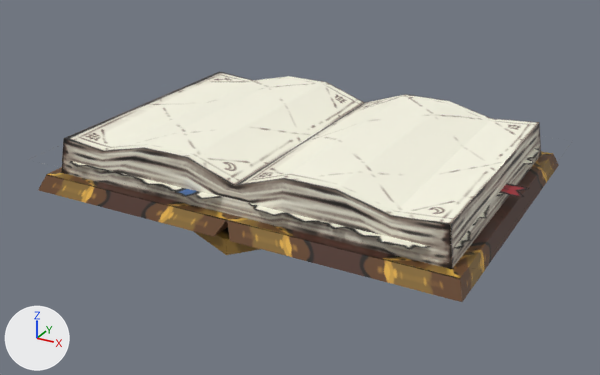
The FBX model Assets/3DModels/Grimoire/GrimoireAssets/Grimoire.fbx as it was, and as the next commit left it.
One viewpoint serves both versions: a camera (50 mm lens) standing at (1.041, -1.937, 0.901) and looking at (-0.004, -0.038, -0.048). Arrows for +X, +Y and +Z are at lower left; the lights stay in place. The older version comes first. Where no turn or scale is listed for an object, it has been applied to the vertices.

Names of what the first picture shows: 'CoverL', 'CoverR', 'LoosePageL', 'LoosePageR', 'PagesL', 'PagesR', 'Spine'.
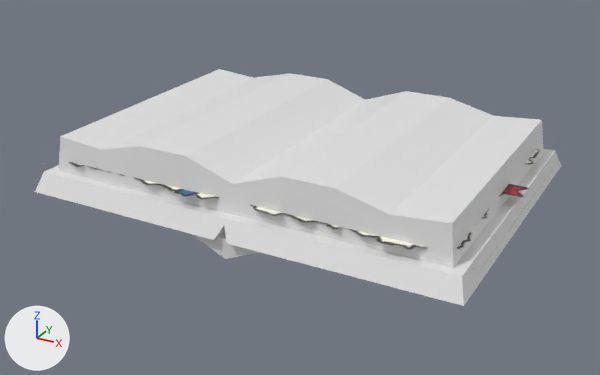
Boxes [x1, y1, x2, y2] around the edits, measured in the pictures (600 x 375 px):
'PagesR', reshaped: before [233, 94, 541, 269]; after [232, 91, 544, 268]
'PagesL', reshaped: before [61, 72, 364, 215]; after [59, 69, 365, 214]
'CoverR', reshaped: before [227, 151, 559, 302]; after [223, 149, 561, 306]
'CoverL', reshaped (7% taller): before [38, 167, 233, 237]; after [35, 165, 231, 240]
'Spine', reshaped: before [193, 214, 275, 255]; after [192, 232, 258, 259]
part 1 of me_cube_010, added: after [35, 165, 231, 240]
part 2 of me_cube_003, added: after [223, 149, 561, 306]
part 3 of me_cube, added: after [192, 232, 258, 259]
part 4 of me_cube_012, added: after [59, 69, 365, 214]
part 5 of me_cube_001, added: after [232, 91, 544, 268]

Patch to the scene script:
```diff
--- a/Assets/3DModels/Grimoire/GrimoireAssets/Grimoire.fbx.py
+++ b/Assets/3DModels/Grimoire/GrimoireAssets/Grimoire.fbx.py
@@ me_cube_003 @@
 # verts and faces of me_cube_003; kept vertices keep their numbers, new ones are numbered from 8
-me_cube_003.from_pydata(...)  # 8 vertices, 6 faces; spans x 0.0..0.609, y -0.44..0.44, z -0.058..-0.015
+me_cube_003.from_pydata(...)  # 16 vertices, 12 faces; spans x -0.008..0.616, y -0.448..0.448, z -0.062..-0.007
+# me_cube_003 part 2
+verts[8] = (0.019, -0.448, -0.062)  # pixel (226, 243)
+verts[9] = (0.019, 0.448, -0.062)
+verts[10] = (-0.008, -0.421, -0.01)  # pixel (223, 217)
+verts[11] = (0.616, -0.447, -0.061)  # pixel (463, 306)
+verts[12] = (0.598, -0.421, -0.007)  # pixel (462, 276)
+verts[13] = (0.616, 0.447, -0.061)  # pixel (561, 165)
+verts[14] = (0.598, 0.421, -0.007)  # pixel (555, 150)
+verts[15] = (-0.008, 0.421, -0.01)
+faces += [(8, 11, 13, 9), (8, 9, 15, 10), (10, 15, 14, 12), (9, 13, 14, 15), (11, 12, 14, 13), (8, 10, 12, 11)]  # mat_material_001 (white #e7e7e7)
 me_cube_003.materials.append(mat_material)
+me_cube_003.materials.append(mat_material_001)  # white #e7e7e7
@@ me_cube_001 @@
-me_cube_001.from_pydata(...)  # 20 vertices, 18 faces; spans x 0.0..0.566, y -0.39..0.39, z -0.023..0.108
+me_cube_001.from_pydata(...)  # 40 vertices, 36 faces; spans x -0.007..0.572, y -0.397..0.397, z -0.03..0.115
+# me_cube_001 part 5: a new loose piece of 20 vertices spanning x -0.007..0.572, y -0.397..0.397, z -0.03..0.115, in mat_material_001 (white #e7e7e7)
 me_cube_001.materials.append(mat_material)
+me_cube_001.materials.append(mat_material_001)  # white #e7e7e7
@@ me_cube_012 @@
-me_cube_012.from_pydata(...)  # 20 vertices, 18 faces; spans x -0.566..0.0, y -0.39..0.39, z -0.023..0.108
+me_cube_012.from_pydata(...)  # 40 vertices, 36 faces; spans x -0.572..0.007, y -0.397..0.397, z -0.03..0.115
+# me_cube_012 part 4: a new loose piece of 20 vertices spanning x -0.572..0.007, y -0.397..0.397, z -0.03..0.115, in mat_material_001 (white #e7e7e7)
 me_cube_012.materials.append(mat_material)
+me_cube_012.materials.append(mat_material_001)  # white #e7e7e7
@@ me_cube_010 @@
 # verts and faces of me_cube_010; kept vertices keep their numbers, new ones are numbered from 8
-me_cube_010.from_pydata(...)  # 8 vertices, 6 faces; spans x -0.609..0.0, y -0.44..0.44, z -0.058..-0.015
+me_cube_010.from_pydata(...)  # 16 vertices, 12 faces; spans x -0.616..0.008, y -0.448..0.448, z -0.062..-0.007
+# me_cube_010 part 1
+verts[8] = (-0.019, -0.448, -0.062)  # pixel (213, 240)
+verts[9] = (-0.019, 0.448, -0.062)
+verts[10] = (0.008, -0.421, -0.01)  # pixel (228, 218)
+verts[11] = (-0.616, -0.447, -0.061)  # pixel (34, 191)
+verts[12] = (-0.598, -0.421, -0.007)  # pixel (43, 171)
+verts[13] = (-0.616, 0.447, -0.061)
+verts[14] = (-0.598, 0.421, -0.007)
+verts[15] = (0.008, 0.421, -0.01)
+faces += [(8, 9, 13, 11), (8, 10, 15, 9), (10, 12, 14, 15), (9, 15, 14, 13), (11, 13, 14, 12), (8, 11, 12, 10)]  # mat_material_001 (white #e7e7e7)
 me_cube_010.materials.append(mat_material)
+me_cube_010.materials.append(mat_material_001)  # white #e7e7e7
@@ me_cube @@
-me_cube.from_pydata(...)  # 42 vertices, 40 faces; spans x -0.099..0.099, y -0.423..0.423, z -0.025..0.058
+me_cube.from_pydata(...)  # 84 vertices, 80 faces; spans x -0.109..0.109, y -0.432..0.432, z -0.035..0.067
+# me_cube part 3: a new loose piece of 42 vertices spanning x -0.109..0.109, y -0.432..0.432, z -0.035..0.067, in mat_material_001 (white #e7e7e7)
 me_cube.materials.append(mat_material)
+me_cube.materials.append(mat_material_001)  # white #e7e7e7
```
